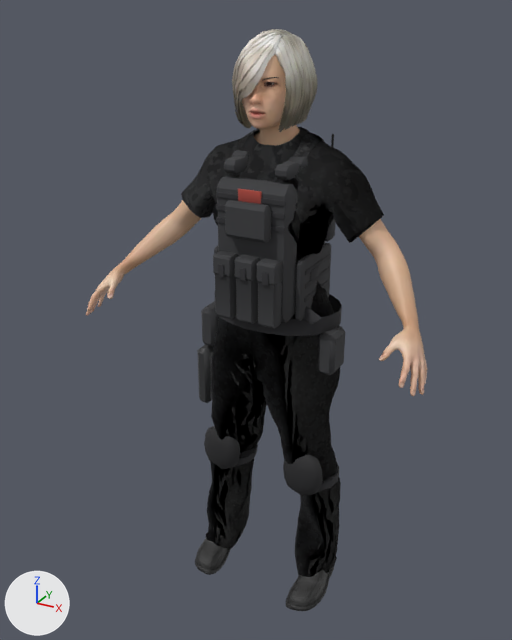
The glTF model public/models/agents/ember.glb as it was, and as the next commit left it.
One viewpoint serves both versions: a 50 mm lens placed at (0.771, -1.531, 1.528), pointed at (-0.036, -0.062, 0.794). The axes (+X, +Y, +Z) are drawn at lower left. The lights are the same throughout. The picture after the commit comes second. Vertices at exactly the same position are counted once.

The first picture shows 'body'.
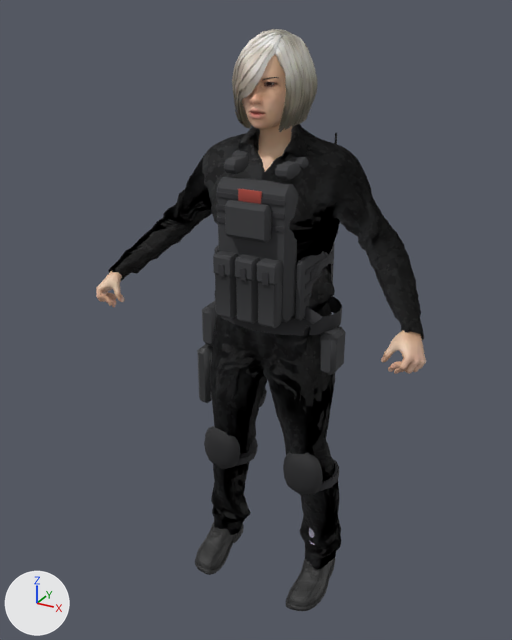
Pixel boxes (x1, y1, x2, y2) of what changed, in the pictures (512 x 640 px; the box of a moved part takes in the faces that stretch with it):
```json
{"object": "body", "change": "reshaped", "before": [86, 29, 427, 611], "after": [96, 29, 426, 611]}
{"part": 1, "of": "me_base", "change": "moved or reshaped", "before": [295, 243, 331, 321], "after": [295, 244, 335, 321]}
{"part": 2, "of": "me_base", "change": "moved or reshaped", "before": [325, 219, 335, 242], "on screen": "not visible afterwards"}
{"part": 3, "of": "me_base", "change": "rebuilt", "before": [206, 129, 341, 577], "after": [108, 124, 424, 570], "on screen": "133% wider"}
{"part": 4, "of": "me_base", "change": "rebuilt", "before": [305, 266, 330, 289], "after": [305, 264, 333, 289], "on screen": "12% wider, 8% taller"}
{"part": 5, "of": "me_base", "change": "rebuilt", "before": [304, 280, 330, 302], "after": [305, 277, 333, 302], "on screen": "7% wider, 13% taller"}
{"part": 6, "of": "me_base", "change": "rebuilt", "before": [288, 156, 308, 168], "after": [289, 157, 309, 169]}
{"part": 7, "of": "me_base", "change": "moved or reshaped", "before": [86, 127, 427, 396], "after": [96, 154, 426, 374]}
```

The change, as JSON lines over the scene's bpy script:
```json
{"op": "add", "block": "mat_human_male_casualsuit01", "code": ["mat_human_male_casualsuit01 = bpy.data.materials.new('Human.male_casualsuit01')", "# uses the picture img_camo_shade"]}
{"block": "me_base", "where": "# used by ob_body; location = (0.0, 0.0, 0.0)"}
{"op": "remove", "block": "me_base", "code": "me_base.from_pydata(...)  # 17441 vertices, 32750 faces; spans x -0.452..0.452, y -0.271..0.127, z 0.001..1.487"}
{"op": "add", "block": "me_base", "code": "me_base.from_pydata(...)  # 21476 vertices, 41168 faces; spans x -0.439..0.439, y -0.239..0.136, z 0.001..1.487"}
{"block": "me_base", "change": "me_base part 1: the loose piece of 24 vertices spanning x 0.102..0.122, y -0.128..0.046, z 0.846..0.996 is scaled about its middle by (1, 1.11, 1), then moved by (0.0, 0.01, 0.0)"}
{"block": "me_base", "change": "me_base part 2: the loose piece of 24 vertices spanning x 0.055..0.102, y 0.066..0.116, z 0.986..1.116 is moved by (0.0, 0.02, 0.0)"}
{"block": "me_base", "change": "me_base part 3: the loose piece of 2497 vertices spanning x -0.202..0.206, y -0.15..0.092, z 0.033..1.264 is rebuilt with 8426 vertices and now spans x -0.425..0.421, y -0.188..0.093, z 0.063..1.304, in mat_human_male_casualsuit01"}
{"block": "me_base", "change": "me_base part 4: the loose piece of 24 vertices spanning x 0.121..0.124, y -0.113..0.031, z 0.926..0.938 is rebuilt with 24 vertices and now spans x 0.121..0.124, y -0.112..0.051, z 0.926..0.938"}
{"block": "me_base", "change": "me_base part 5: the loose piece of 24 vertices spanning x 0.121..0.124, y -0.113..0.031, z 0.892..0.904 is rebuilt with 24 vertices and now spans x 0.121..0.124, y -0.112..0.051, z 0.892..0.904"}
{"block": "me_base", "change": "me_base part 6: the loose piece of 24 vertices spanning x 0.048..0.098, y -0.081..0.003, z 1.191..1.221 is rebuilt with 24 vertices and now spans x 0.048..0.098, y -0.08..0.023, z 1.191..1.221"}
{"block": "me_base", "change": "me_base part 7: 88 vertices moved within x -0.438..0.438, y -0.193..-0.06, z 0.843..1.142; 5068 vertices removed from x -0.452..0.452, y -0.271..0.097, z 0.788..1.307; 3158 vertices added at x -0.439..0.439, y -0.239..0.043, z 0.81..1.308"}
{"block": "me_base", "change": "other edits to the shape of me_base do not show in these pictures"}
{"op": "remove", "block": "me_base", "code": "me_base.materials.append(mat_human_male_worksuit01)"}
{"op": "add", "block": "me_base", "code": "me_base.materials.append(mat_human_male_casualsuit01)"}
```
